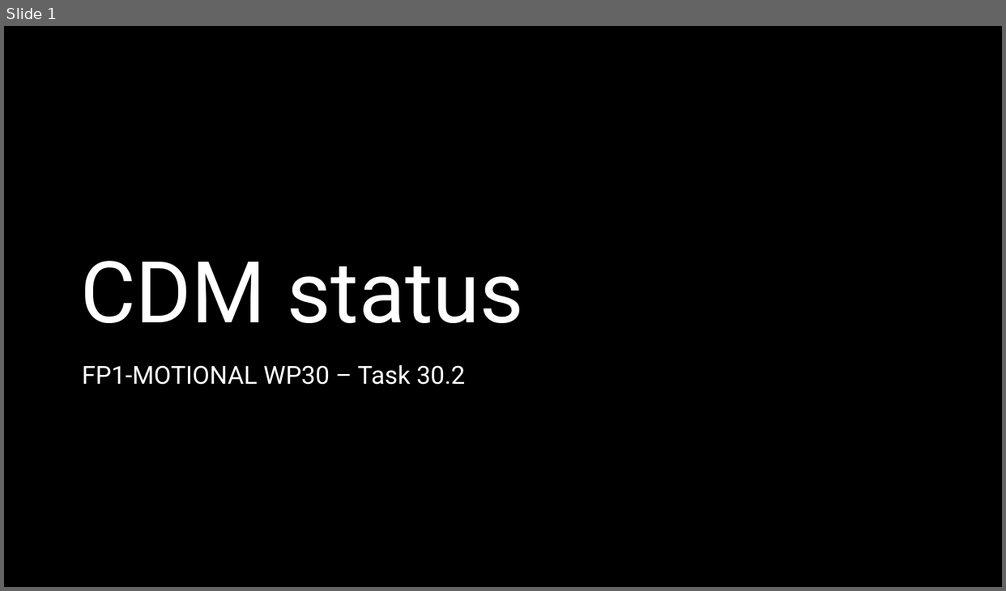
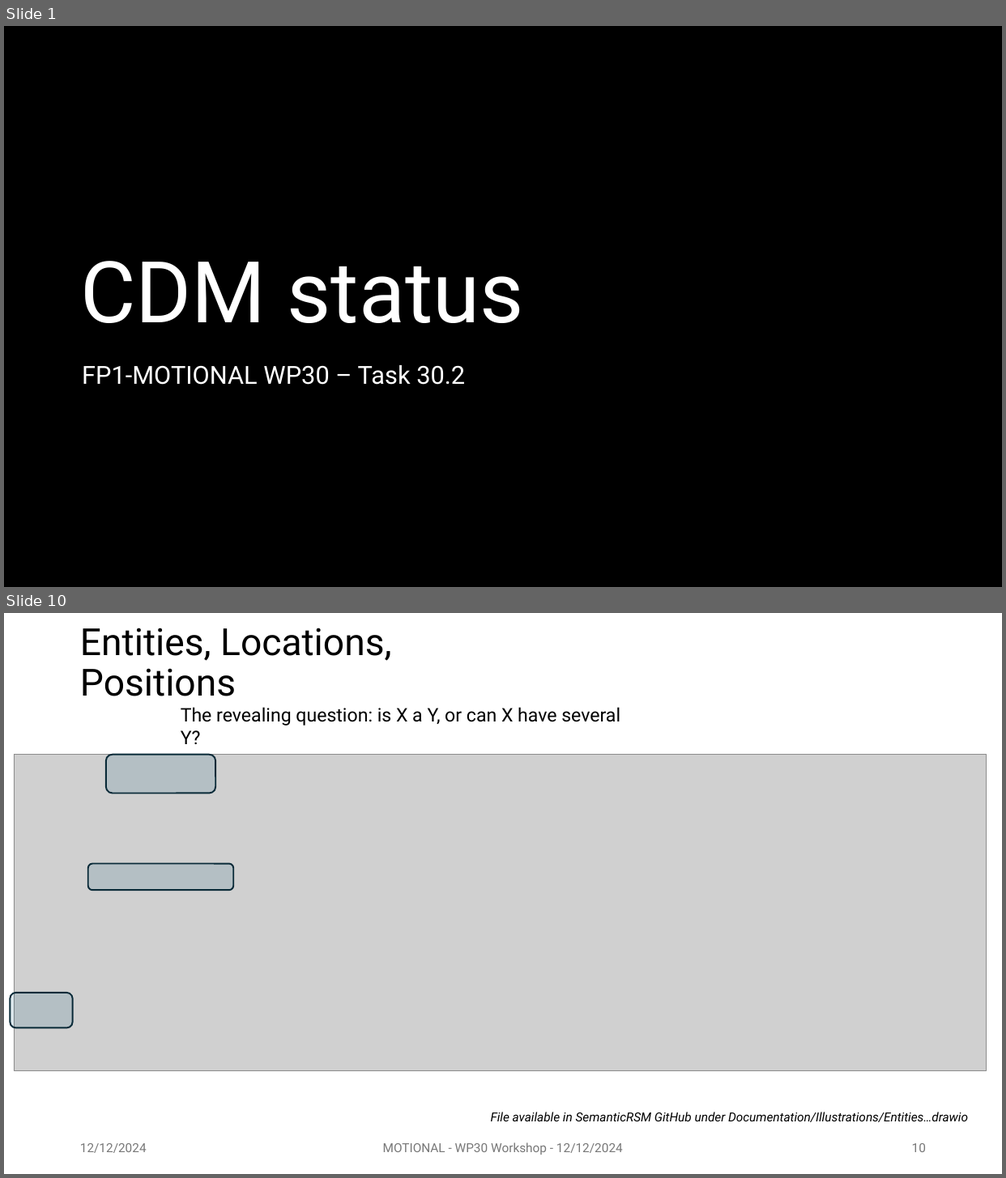
Before and after one commit to UICrail/SemanticRSM, a slide deck: Documentation/illustrations/241212_Topology.pptx. Shown one above the other, each under a label of ours: slide 1 before the commit, slides 1 and 10 after it; the slides between them are not shown. The pictures are 1006x591 and 1006x1178 pixels, drawn with LibreOffice and Linux fonts; fonts in the diff are those of the drawing; grey boxes stand for pictures; background and template pictures are left out; a plain dark background stands for a picture behind light text. Boxes give left, top, right and bottom in pixels: in the first picture for what was removed or moved away, otherwise in the second. Text is boxed around its words. In the diff, an @@ line names an element or a change of style, - is before the commit and + after.

Commit message:
various updates to documentation, external models

```diff
--- a/Documentation/illustrations/241212_Topology.pptx
+++ b/Documentation/illustrations/241212_Topology.pptx
@@ slide 10 added at (4, 613, 1002, 1174), background #FFFFFF @@
@@ title added at (80, 628, 392, 696), 36 pt, text #000000 @@
+Entities, Locations, Positions
@@ text added at (181, 707, 620, 726), 18 pt, text #000000 @@
+The revealing question: is X a Y, or can X have several Y?
@@ picture added at (14, 755, 987, 1071) @@
@@ rounded rectangle added at (106, 755, 216, 794), fill #156082 at 15% opacity, outline #092A39 1.5 pt @@
@@ rounded rectangle added at (88, 864, 233, 890), fill #156082 at 15% opacity, outline #092A39 1.5 pt @@
@@ rounded rectangle added at (10, 993, 73, 1028), fill #156082 at 15% opacity, outline #092A39 1.5 pt @@
@@ text added at (491, 1112, 968, 1122), 12 pt, text #000000, italic @@
+File available in SemanticRSM GitHub under Documentation/Illustrations/Entities…drawio
@@ text added at (80, 1144, 147, 1153), 12 pt, text #797979 @@
+12/12/2024
@@ text added at (383, 1143, 623, 1155), 12 pt, text #797979 @@
+MOTIONAL - WP30 Workshop - 12/12/2024
@@ page number added at (912, 1144, 926, 1152), 12 pt, text #797979 @@
+10
```
Also in this commit, not shown: 6 slides changed, 10 other slides added, 3 slides removed, 8 other files.
